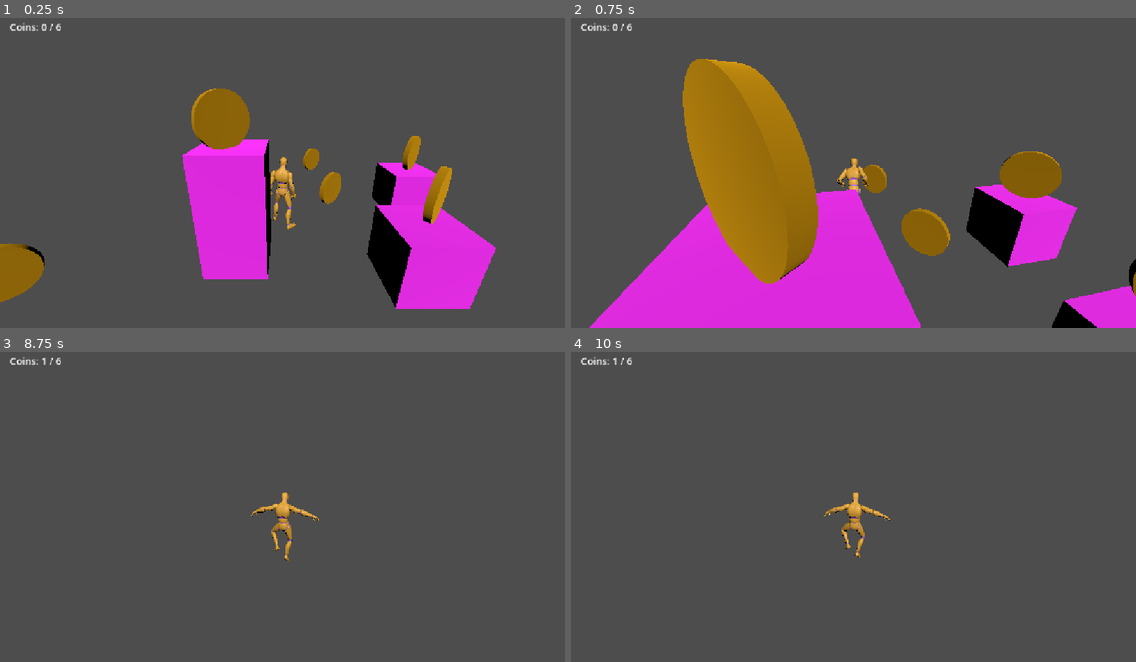
Above: before the commit, frames 1-4 (two rows, left to right).
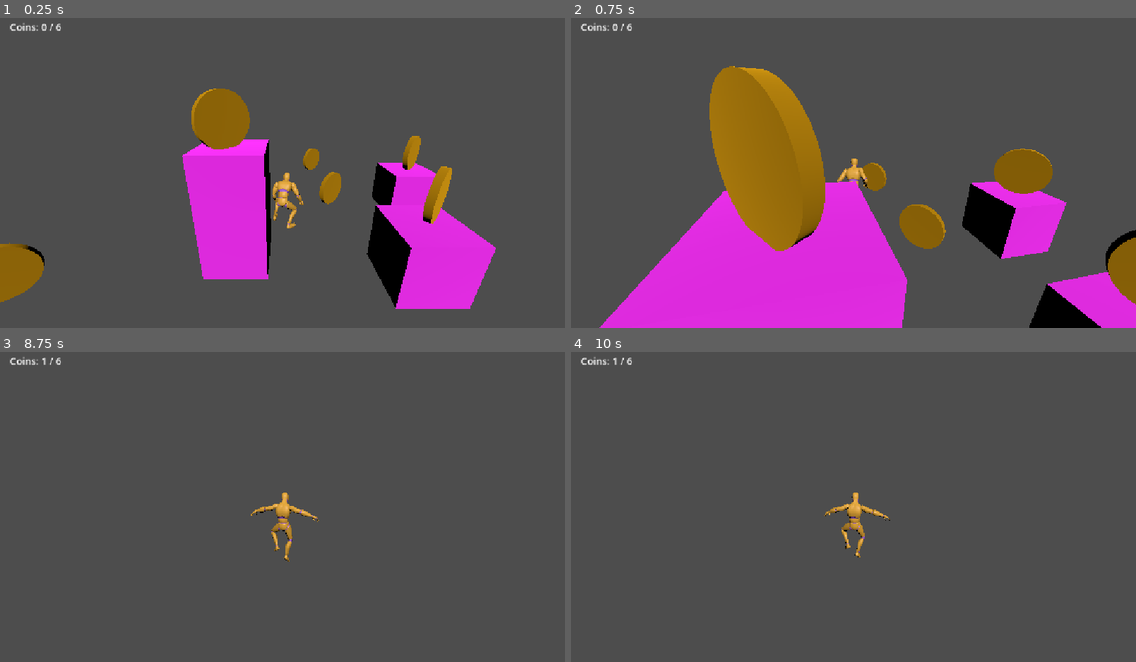
Above: after the commit, the same moments.

Repository: lbise/learning
Game: Godot game, scene res://world.tscn
Two runs of this game, one before a commit and one after it. Both use one fixed random seed, a clock stepped at 60 frames per second and the inputs below.
Inputs (mouse positions are in pixels of both pictures, inside the frame that each line leads up to):
- Up to frame 1 (0.25 s): no input
- Up to frame 2 (0.75 s): move the mouse to (881, 166) at 0.52 s; hold W (move_forward) from 0.53 s (still down); hold Shift (sprint) from 0.53 s (still down)
- Up to frame 3 (8.75 s): tap Space (jump) at 0.77, 0.8, 1.07, 1.35, 1.52, 1.82, 2.3, 3.02, 3.32, 3.6, 3.77, 4.07, 4.52, 4.82, 5.3, 5.85, 6.02, 6.32, 6.77, 6.8, 7.07, 7.52, 7.82, 8.1 s; move the mouse to (254, 503) at 1.27 s; release Shift (sprint) at 1.28 s; tap Shift (sprint) at 1.55, 2.85, 4.35, 6.05, 7.35 s; move the mouse to (293, 497) at 2.02 s; hold Shift (sprint) 2.03-2.78 s; move the mouse to (276, 507) at 2.77 s; move the mouse to (322, 507) at 3.52 s; move the mouse to (237, 500) at 4.27 s; move the mouse to (288, 503) at 5.02 s; hold Shift (sprint) 5.03-5.78 s; move the mouse to (259, 497) at 5.77 s; release W (move_forward) at 5.78 s; hold D (move_right) 5.78-6.53 s; move the mouse to (310, 500) at 6.52 s; hold Shift (sprint) 6.53-7.28 s; hold W (move_forward) from 6.53 s (still down); move the mouse to (254, 503) at 7.27 s; tap Enter at 8 s; move the mouse to (293, 497) at 8.02 s
- Up to frame 4 (10 s): move the mouse to (847, 507) at 8.77 s; release W (move_forward) at 8.78 s; hold A (move_left) 8.78-9.53 s; tap Shift (sprint) at 8.85 s; tap Space (jump) at 9.02, 9.32, 9.77, 9.8 s; move the mouse to (893, 507) at 9.52 s; hold W (move_forward) from 9.53 s (still down); hold Shift (sprint) from 9.53 s (still down)

The runs differ from the first frame. In frame 1, 0.6% of the frame differs, in the area x 47-54%, y 44-69%; in frame 2, 11%, in the area x 3-100%, y 13-100%; in frame 3, less than 0.1%; in frame 4, less than 0.1%.

Commit message:
Start of lesson 7

Diff:
--- a/gamedev/projects/first-steps/player.gd
+++ b/gamedev/projects/first-steps/player.gd
@@ -1,4 +1,6 @@
 extends CharacterBody3D
+
+enum State { IDLE, MOVE, AIR, LAND, CELEBRATE }
 
 @export var speed := 5.0          # metres per second
 @export var jump_velocity := 4.5  # metres per second, upward
@@ -6,7 +8,8 @@
 @export var zoom_step := 1.0
 @export var zoom_min := 2
 @export var zoom_max := 10
-@export var sprint_mod := 2.0
+@export var sprint_multiplier := 2.0
+@export var land_anim_speed := 2.0
 
 @export var mouse_sensitivity := 0.003
 @onready var pivot: Node3D = $CameraPivot
@@ -16,59 +19,79 @@
 @export var anim_blend := 0.2   # seconds of cross-fade between clips
 @onready var anim: AnimationPlayer = $Model/Character/AnimationPlayer
 
+var state := State.IDLE
+
 func _ready() -> void:
 	add_to_group("player")
-
-var celebrating := false
-func celebrate() -> void:
-	celebrating = true
-	anim.play("Dance", anim_blend)
+	anim.animation_finished.connect(_on_animation_finished)
 
 func _physics_process(delta: float) -> void:
-	if celebrating:
-		velocity.x = 0
-		velocity.z = 0
-		move_and_slide()
-		return
-
 	# Integrate acceleration into velocity: this one needs delta.
 	if not is_on_floor():
 		velocity += get_gravity() * delta
 
-	if Input.is_action_just_pressed("jump") and is_on_floor():
-		velocity.y = jump_velocity
-
 	var input := Input.get_vector("move_left", "move_right",
 			"move_forward", "move_back")
 	var direction := Vector3(input.x, 0, input.y).rotated(Vector3.UP, pivot.rotation.y)
+	var sprinting := Input.is_action_pressed("sprint")
 
-	var mod = 1
-	var sprinting := Input.is_action_pressed("sprint")
-	if sprinting:
-		mod = sprint_mod
+	match state:
+		State.IDLE, State.MOVE:
+			walk(direction, sprinting, delta)
+			if Input.is_action_just_pressed("jump") and is_on_floor():
+				velocity.y = jump_velocity
+				change_state(State.AIR)
+			elif not is_on_floor():
+				change_state(State.AIR)              # walked off an edge
+			elif direction.length() > 0.01:
+				change_state(State.MOVE)
+				anim.play("Sprint" if sprinting else "Walk", anim_blend)
+			else:
+				change_state(State.IDLE)
+		State.AIR:
+			walk(direction, sprinting, delta)        # air control
+			if is_on_floor():
+				change_state(State.LAND)
+		State.LAND:
+			if direction.length() > 0.01:
+				change_state(State.MOVE)
+			else:
+				velocity.x = 0
+				velocity.z = 0
+		State.CELEBRATE:
+			velocity.x = 0
+			velocity.z = 0
 
-	velocity.x = direction.x * speed * mod
-	velocity.z = direction.z * speed * mod
+	move_and_slide()
 
+func change_state(new_state: State) -> void:
+	if new_state == state:
+		return                                   # enter actions run once, not every tick
+	state = new_state
+	match state:
+		State.IDLE:
+			anim.play("Idle", anim_blend)
+		State.AIR:
+			anim.play("Jump", anim_blend)
+		State.LAND:
+			anim.play("Jump_Land", 0.1, land_anim_speed)   # args: name, blend, speed
+		State.CELEBRATE:
+			anim.play("Dance", anim_blend)
+
+func walk(direction: Vector3, sprinting: bool, delta: float) -> void:
+	var current_speed := speed * (sprint_multiplier if sprinting else 1.0)
+	velocity.x = direction.x * current_speed
+	velocity.z = direction.z * current_speed
 	if direction.length() > 0.01:
 		var target_yaw := atan2(-direction.x, -direction.z)
 		model.rotation.y = lerp_angle(model.rotation.y, target_yaw, turn_speed * delta)
 
-	# Velocity into position, with collisions. Delta applied inside.
-	move_and_slide()
-	update_animation(direction, sprinting)
+func _on_animation_finished(anim_name: StringName) -> void:
+	if state == State.LAND:
+		change_state(State.IDLE)
 
-func update_animation(direction: Vector3, sprinting: bool) -> void:
-	if not is_on_floor():
-		anim.play("Jump", anim_blend)
-	elif direction.length() > 0.01:
-		# TODO 2: "Sprint" while sprinting, otherwise "Walk"
-		if sprinting:
-			anim.play("Sprint", anim_blend)
-		else:
-			anim.play("Walk", anim_blend)
-	else:
-		anim.play("Idle", anim_blend)
+func celebrate() -> void:
+	change_state(State.CELEBRATE)
 
 func _unhandled_input(event: InputEvent) -> void:
 	if event is InputEventMouseMotion:
